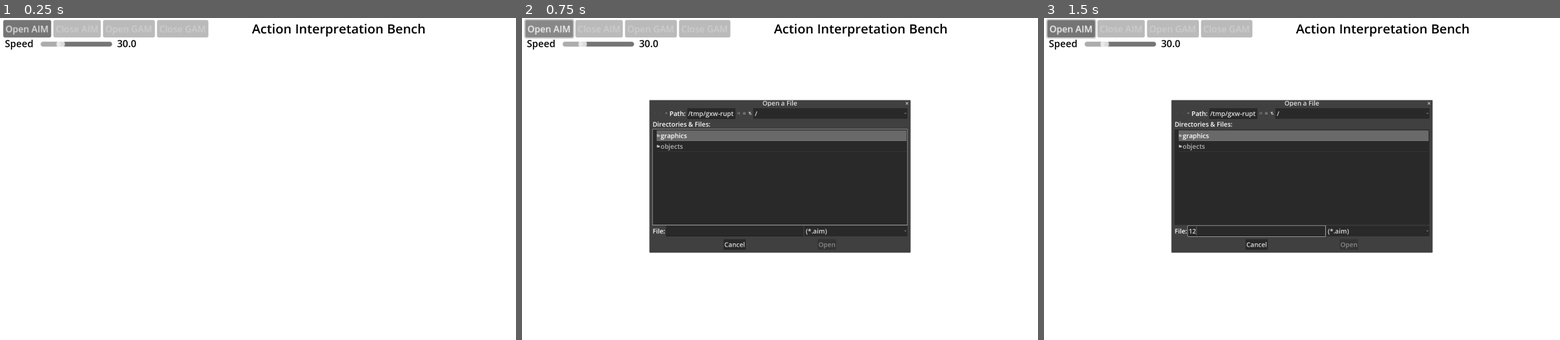
Above: before the commit, frames 1-3 (left to right).
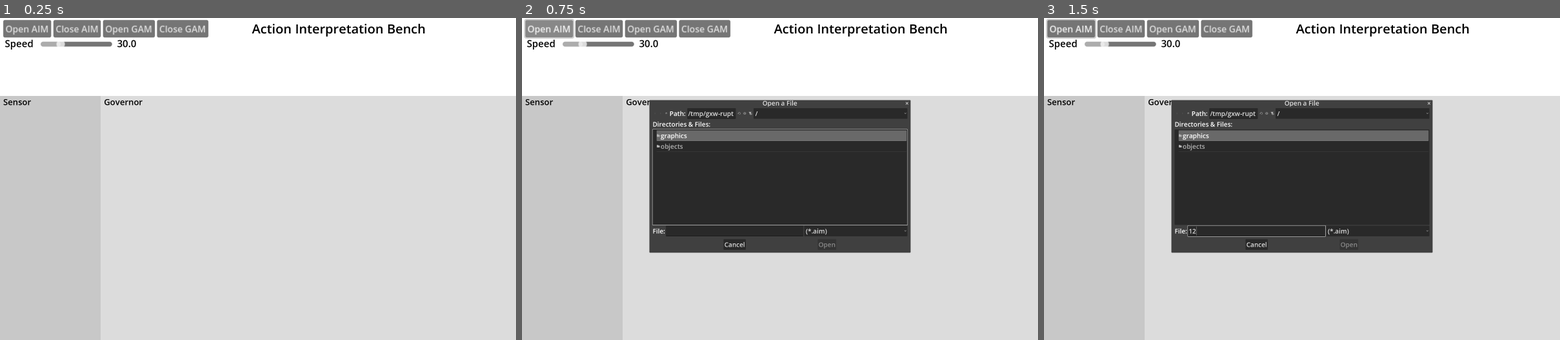
Above: after the commit, the same moments.

Repository: steampunkmind/mitw-action-interpretation-bench
Game: Godot game, scene res://objects/bench.tscn
The game is run twice, just before and just after one commit, with the same random seed, the same clock (stepped at 60 frames per second) and the same inputs.
Inputs (mouse positions are in pixels of both pictures, inside the frame that each line leads up to):
- Up to frame 1 (0.25 s): no input
- Up to frame 2 (0.75 s): click "Open AIM" at 0.5 s
- Up to frame 3 (1.5 s): click (1255, 230) at 1.27 s; type "12" at 1.35 s

The runs differ from the first frame. In frame 1, 77% of the frame differs, in the area x 0-100%, y 0-100%; in frame 2, 53%; in frame 3, 53%.
Error after the commit: Invalid assignment of property or key 'visible' with value of type 'bool' on a base object of type 'null instance'. (res://objects/bench.gd:238)

Commit message:
Renames action buttons to action display.

Diff:
--- a/objects/bench.tscn
+++ b/objects/bench.tscn
@@ -1,7 +1,7 @@
 [gd_scene load_steps=14 format=3 uid="uid://b4rb4np51o66m"]
 
 [ext_resource type="Script" uid="uid://bca7xre80o3an" path="res://objects/bench.gd" id="1_3f1fh"]
-[ext_resource type="Script" uid="uid://domph6oksm6me" path="res://objects/action_buttons.gd" id="2_8yn5t"]
+[ext_resource type="Script" uid="uid://domph6oksm6me" path="res://objects/action_display.gd" id="2_8yn5t"]
 [ext_resource type="Texture2D" uid="uid://doomh0n86fwf4" path="res://graphics/eye_close.svg" id="2_s8r3v"]
 [ext_resource type="Texture2D" uid="uid://6y74xinemfm1" path="res://graphics/eye_open.svg" id="3_6n0in"]
 [ext_resource type="PackedScene" uid="uid://b1mln0biebw6w" path="res://objects/action_panel.tscn" id="5_2ca8i"]
@@ -166,7 +166,7 @@
 text = "0"
 label_settings = SubResource("LabelSettings_a5qnj")
 
-[node name="ActionButtons" type="ColorRect" parent="."]
+[node name="ActionDisplay" type="ColorRect" parent="."]
 layout_mode = 0
 offset_top = 160.0
 offset_right = 3300.0
@@ -174,7 +174,7 @@
 script = ExtResource("2_8yn5t")
 action_panel_template = ExtResource("5_2ca8i")
 
-[node name="ActionButtonTemplate" type="Button" parent="ActionButtons"]
+[node name="ActionButtonTemplate" type="Button" parent="ActionDisplay"]
 layout_mode = 0
 offset_left = 16.0
 offset_top = 16.0
@@ -244,7 +244,7 @@
 [connection signal="toggled" from="EditActionsButton" to="." method="_on_edit_actions_button_toggled"]
 [connection signal="toggled" from="EyeButton" to="." method="_on_eye_button_toggled"]
 [connection signal="value_changed" from="FrameRateSlider" to="." method="_on_frame_rate_slider_value_changed"]
-[connection signal="action_button_pressed" from="ActionButtons" to="." method="_on_action_button_pressed"]
+[connection signal="action_button_pressed" from="ActionDisplay" to="." method="_on_action_button_pressed"]
 [connection signal="timeout" from="Timer" to="." method="_on_timer_timeout"]
 [connection signal="file_selected" from="OpenFileDialog" to="." method="_on_open_file_dialog_file_selected"]
 [connection signal="file_selected" from="SaveFileDialog" to="." method="_on_save_file_dialog_file_selected"]
Renamed: objects/action_buttons.gd -> objects/action_display.gd
Renamed: objects/action_buttons.gd.uid -> objects/action_display.gd.uid
